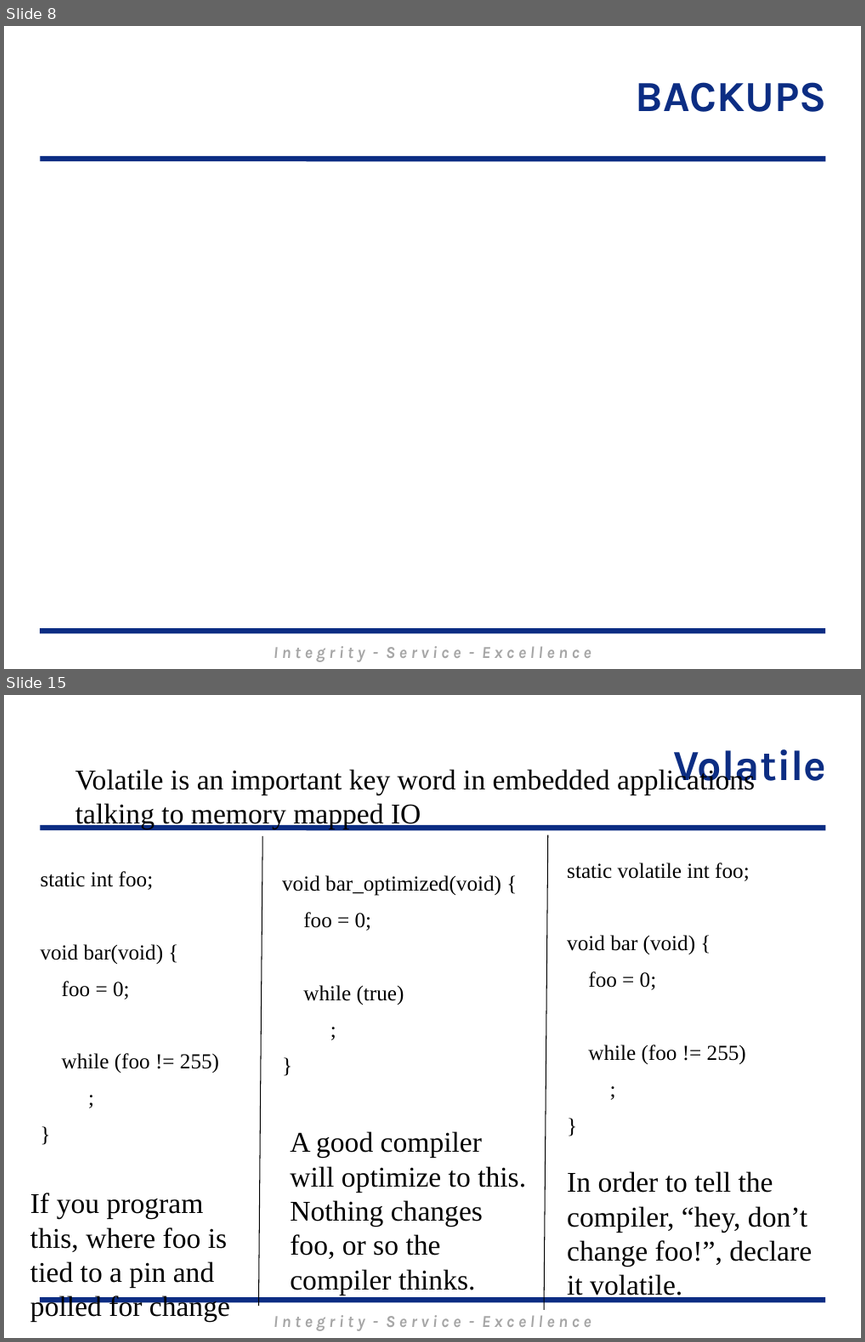
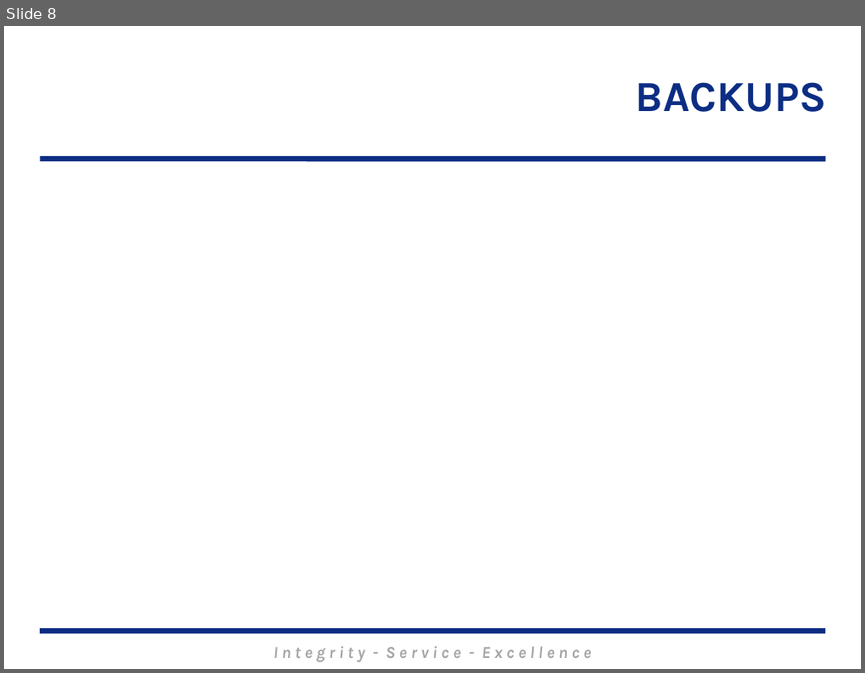
Before and after one commit to MarsUniversity/ECE382, a slide deck: source/lessons/lsn19/Lsn19.pptx. Shown one above the other, each under a label of ours: slides 8 and 15 before the commit, slide 8 after it; the slides between them are not shown. The pictures are 865x1342 and 865x673 pixels, drawn with LibreOffice and Linux fonts; fonts in the diff are those of the drawing; background and template pictures are left out. Boxes give left, top, right and bottom in pixels: in the first picture for what was removed or moved away, otherwise in the second. Text is boxed around its words. In the diff, an @@ line names an element or a change of style, - is before the commit and + after.

```diff
--- a/source/lessons/lsn19/Lsn19.pptx
+++ b/source/lessons/lsn19/Lsn19.pptx
@@ slide 15 removed at (x1=4, y1=695, x2=861, y2=1338), background #FFFFFF; not listed: 3 template elements that a slide beside it also shows @@
@@ text removed at (x1=75, y1=767, x2=755, y2=829) @@
-Volatile is an important key word in embedded applications talking to memory mapped IO
@@ title removed at (x1=674, y1=749, x2=827, y2=790) @@
-Volatile
@@ line removed from (262, 836) to (258, 1305) @@
@@ line removed from (548, 834) to (544, 1310) @@
@@ text removed at (x1=41, y1=871, x2=219, y2=1072) @@
-static int foo;
-void bar(void) {
-foo = 0;
-while (foo != 255)
-;
-}
@@ text removed at (x1=567, y1=862, x2=749, y2=1064) @@
-static volatile int foo;
-void bar (void) {
-foo = 0;
-while (foo != 255)
-;
-}
@@ text removed at (x1=282, y1=875, x2=501, y2=1004) @@
-void bar_optimized(void) {
-foo = 0;
-while (true)
-;
-}
@@ text removed at (x1=290, y1=1131, x2=526, y2=1294) @@
-A good compiler will optimize to this. Nothing changes foo, or so the compiler thinks.
@@ text removed at (x1=567, y1=1171, x2=812, y2=1300) @@
-In order to tell the compiler, “hey, don’t change foo!”, declare it volatile.
@@ text removed at (x1=30, y1=1192, x2=230, y2=1321) @@
-If you program this, where foo is tied to a pin and polled for change
```
Also in this commit, not shown: 1 slide changed, 19 other slides removed, 5 other files.
